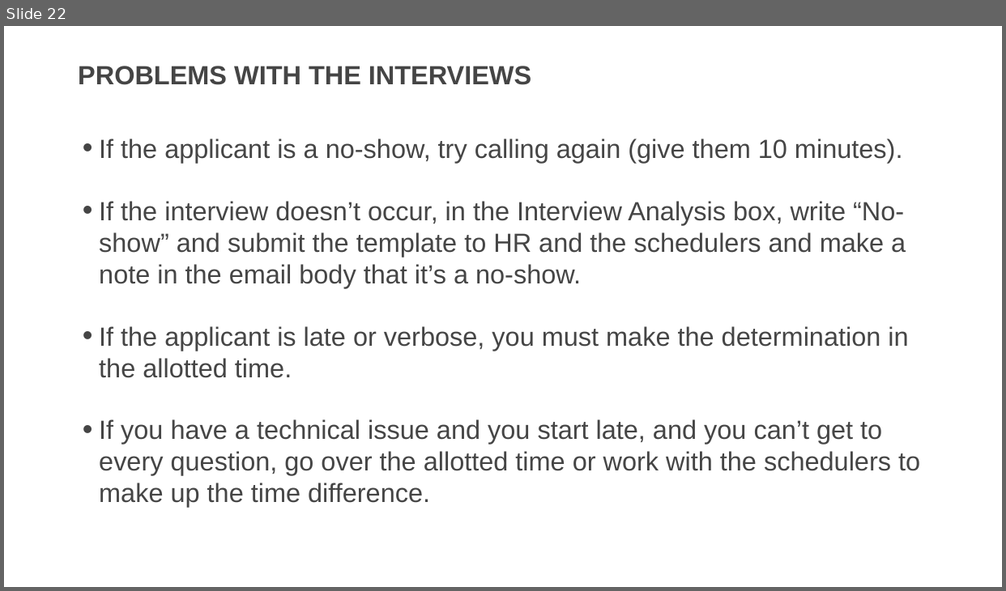
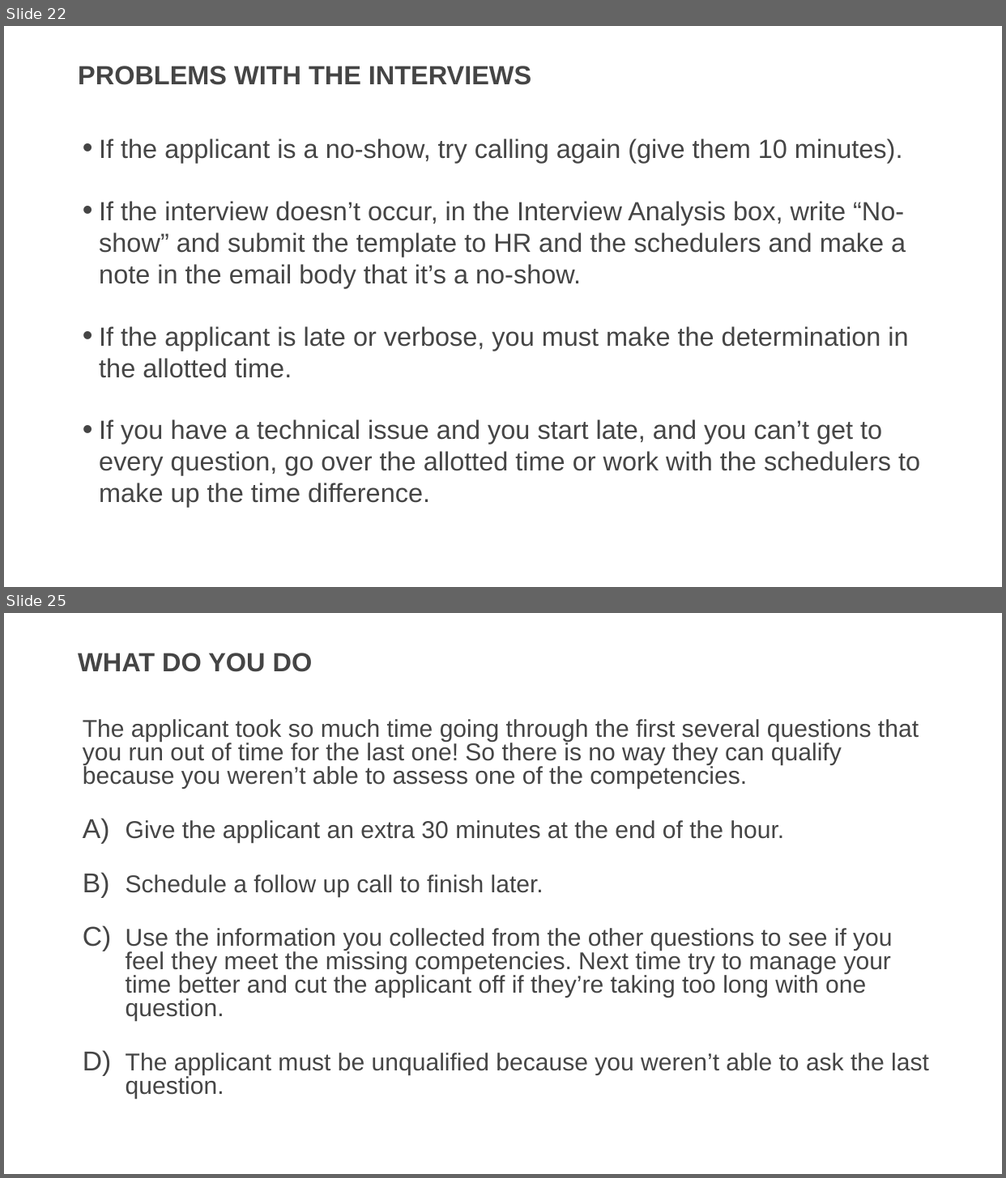
Before and after one commit to usds/SME-QA-Website, a slide deck: toolkit/phone-assessment-interviews/phone-interview-training-presentation.pptx. Shown one above the other, each under a label of ours: slide 22 before the commit, slides 22 and 25 after it; the slides between them are not shown. The pictures are 1006x591 and 1006x1178 pixels, drawn with LibreOffice and Linux fonts; fonts in the diff are those of the drawing. Boxes give left, top, right and bottom in pixels: in the first picture for what was removed or moved away, otherwise in the second. Text is boxed around its words. In the diff, an @@ line names an element or a change of style, - is before the commit and + after.

```diff
--- a/toolkit/phone-assessment-interviews/phone-interview-training-presentation.pptx
+++ b/toolkit/phone-assessment-interviews/phone-interview-training-presentation.pptx
@@ slide 25 added at [4, 613, 1002, 1174], background #FFFFFF @@
@@ title added at [78, 653, 313, 672], 36 pt, text #454545, bold @@
+WHAT DO YOU DO
@@ text added at [83, 719, 929, 1099], 33.3 pt, text #454545 @@
+The applicant took so much time going through the first several questions that you run out of time for the last one! So there is no way they can qualify because you weren’t able to assess one of the competencies.
+A) Give the applicant an extra 30 minutes at the end of the hour.
+B) Schedule a follow up call to finish later.
+C) Use the information you collected from the other questions to see if you feel they meet the missing competencies. Next time try to manage your time better and cut the applicant off if they’re taking too long with one question.
+D) The applicant must be unqualified because you weren’t able to ask the last question.
```
Also in this commit, not shown: 2 other slides added.
